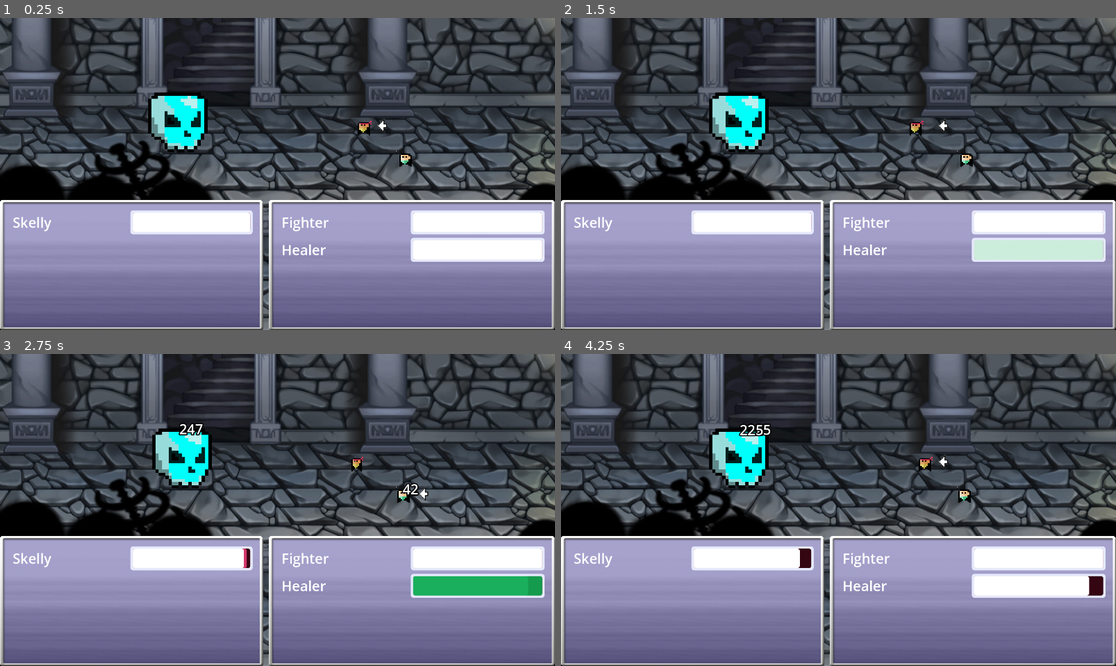
Above: before the commit, frames 1-4 (two rows, left to right).
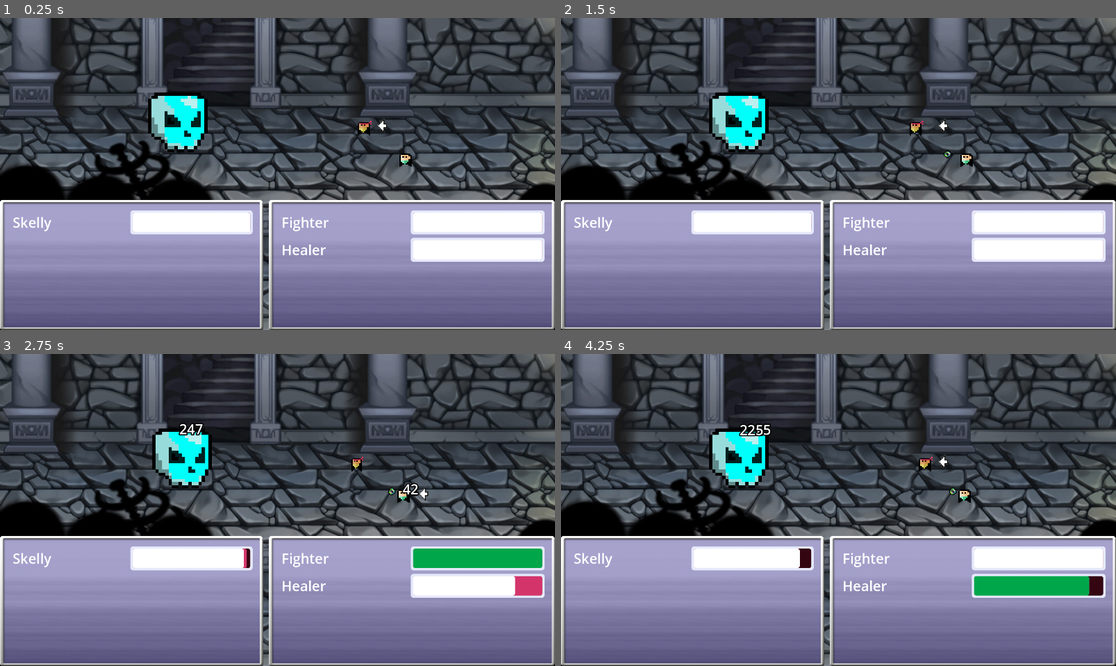
Above: after the commit, the same moments.

Repository: Tjwever/unlikely-pair
Game: Godot game, scene res://Scenes/MainScene.tscn
Two runs of this game, one before a commit and one after it. Both use one fixed random seed, a clock stepped at 60 frames per second and the inputs below.
Inputs:
- Up to frame 1 (0.25 s): no input
- Up to frame 2 (1.5 s): tap Enter at 0.5 s; hold W (select_up) 0.53-1.28 s; tap E (heal) at 0.6, 1.35 s; hold S (select_down) from 1.28 s (still down)
- Up to frame 3 (2.75 s): release S (select_down) at 2.03 s; hold W (select_up) from 2.03 s (still down); tap E (heal) at 2.1 s
- Up to frame 4 (4.25 s): tap E (heal) at 2.85, 3.6 s; release W (select_up) at 3.53 s; hold S (select_down) from 3.53 s (still down)

The runs differ from the first frame. In frame 1, less than 0.1% of the frame differs, in the area x 71-72%, y 42-43%; in frame 2, 1.5%; in frame 3, 3.0%, in the area x 69-98%, y 42-78%; in frame 4, 1.4%.

Commit message:
fixed the healing orb animation and functionality

Diff:
--- a/Characters/Allies/Fighter.tscn
+++ b/Characters/Allies/Fighter.tscn
@@ -147,7 +147,6 @@
 centered = false
 
 [node name="CollisionShape2D" type="CollisionShape2D" parent="."]
-visible = false
 position = Vector2(332, 315)
 shape = SubResource("RectangleShape2D_gd4ks")
 
--- a/Characters/Player/Healer.gd
+++ b/Characters/Player/Healer.gd
@@ -51,13 +51,13 @@
 
 func _process(_delta):
 	if Input.is_action_just_pressed("heal"):
-		if !attack_delay and isDead == false:
+		if !attack_delay and !isDead:
 			animation_player.play("quick_heal")
 			#heal(quick_heal)
+			attack_delay = true
+			timer.start()
 			await get_tree().create_timer(0.3).timeout
 			launch_health_orb(quick_heal)
-			attack_delay = true
-			timer.start()
 
 	if Input.is_action_just_pressed("select_up"):
 		selected_ally(-1)
@@ -66,26 +66,33 @@
 		selected_ally(1)
 
 func heal(amount):
-	if selected_ally_index == 0:
-		fighter.heal(amount)
-	else:
-		current_health += amount
-		emit_signal("update_healer_health", current_health)
+	current_health += amount
+	emit_signal("update_healer_health", current_health)
 
-		if current_health > max_health:
-			current_health = max_health
+	if current_health > max_health:
+		current_health = max_health
+
+func healing_animation(health_orb: HealthOrb, character: CharacterBody2D, amount: int):
+	var tween = get_tree().create_tween()
+
+	health_orb.target = character
+	health_orb.global_position = global_position
+	health_orb.heal_amount = amount
+	get_tree().current_scene.add_child(health_orb)
+
+	tween.tween_property(health_orb, "position", self.global_position + Vector2(-12,15), 0).set_ease(Tween.EASE_OUT)
+	tween.tween_property(health_orb, "scale", Vector2(0,0), 0)
+	tween.tween_property(health_orb, "scale", Vector2(1,1), 0.3)
+	tween.tween_property(health_orb, "position", self.global_position + Vector2(-35,10), 0.3).set_ease(Tween.EASE_OUT)
+	tween.tween_property(health_orb, "position", character.global_position, 0.3)
 
 func launch_health_orb(amount):
 	var orb = health_orb_scene.instantiate()
+
 	if selected_ally_index == 0:
-		orb.target = fighter
-		orb.global_position = global_position
-		orb.heal_amount = amount
-		get_tree().current_scene.add_child(orb)
+		healing_animation(orb, fighter, amount)
 	else:
-		orb.target = self
-		current_health += amount
-		emit_signal("update_healer_health", current_health)
+		healing_animation(orb, healer, amount)
 
 func hide_all_focus():
 	fighter_selected.hide()
--- a/Characters/Player/Healer.tscn
+++ b/Characters/Player/Healer.tscn
@@ -122,6 +122,4 @@
 [node name="DamageNumbersOrigin" type="Node2D" parent="."]
 position = Vector2(315, -195)
 
-[node name="HealthOrb" parent="." instance=ExtResource("4_jy7ve")]
-
 [connection signal="timeout" from="Timer" to="." method="_on_timer_timeout"]
--- a/Scenes/HealthOrb.gd
+++ b/Scenes/HealthOrb.gd
@@ -6,15 +6,10 @@
 var heal_amount: int
 var speed: float = 300.0
 
-var pause_position = self.global_position + Vector2(-45, 25)
+var pause_position = self.global_position
 
-func _process(delta):
+func _process(_delta):
 	if target:
-		var tween = get_tree().create_tween()
-		print('GLOBAL POSITION: ', self.global_position)
-		tween.tween_property(self, "position", pause_position, 0.75).set_ease(Tween.EASE_OUT)
-		tween.tween_property(self, "position", heal_to_ally(), 0.75)
-
 		if global_position.distance_to(target.global_position) < 10:
 			apply_heal()
 			queue_free()
